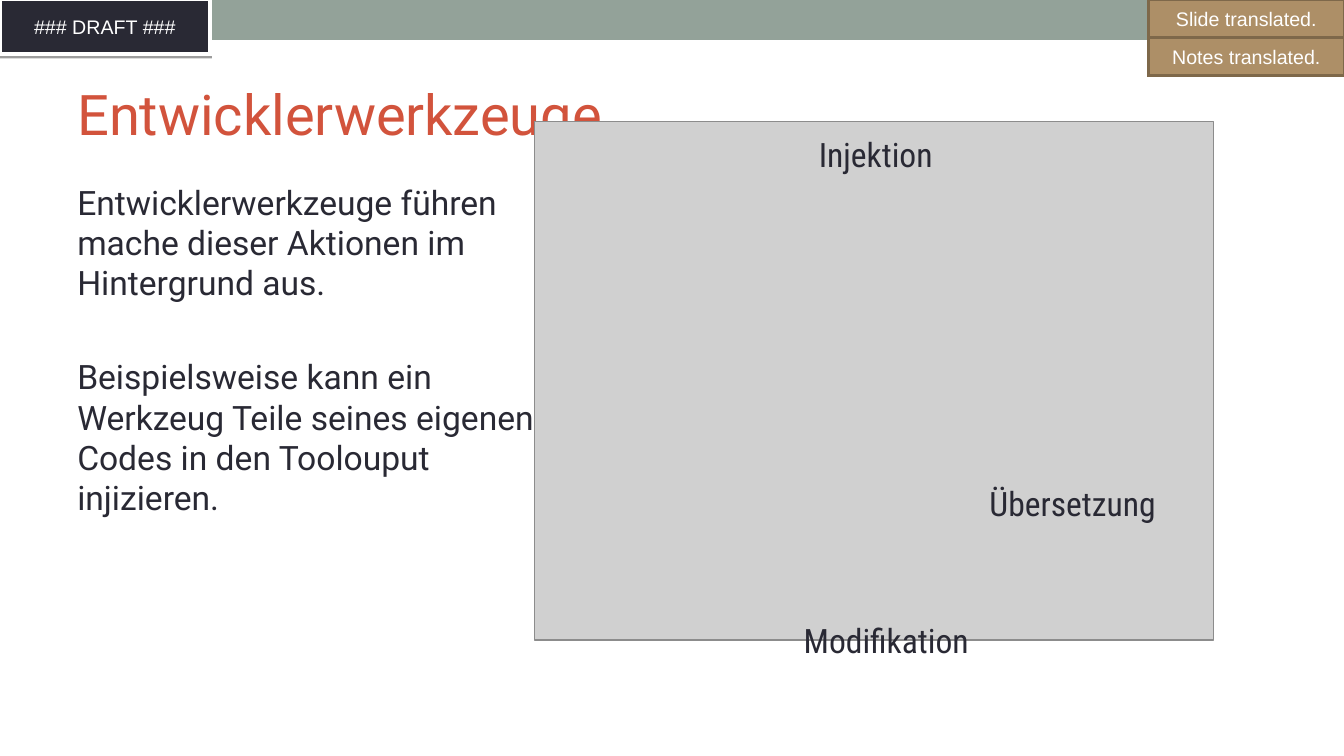
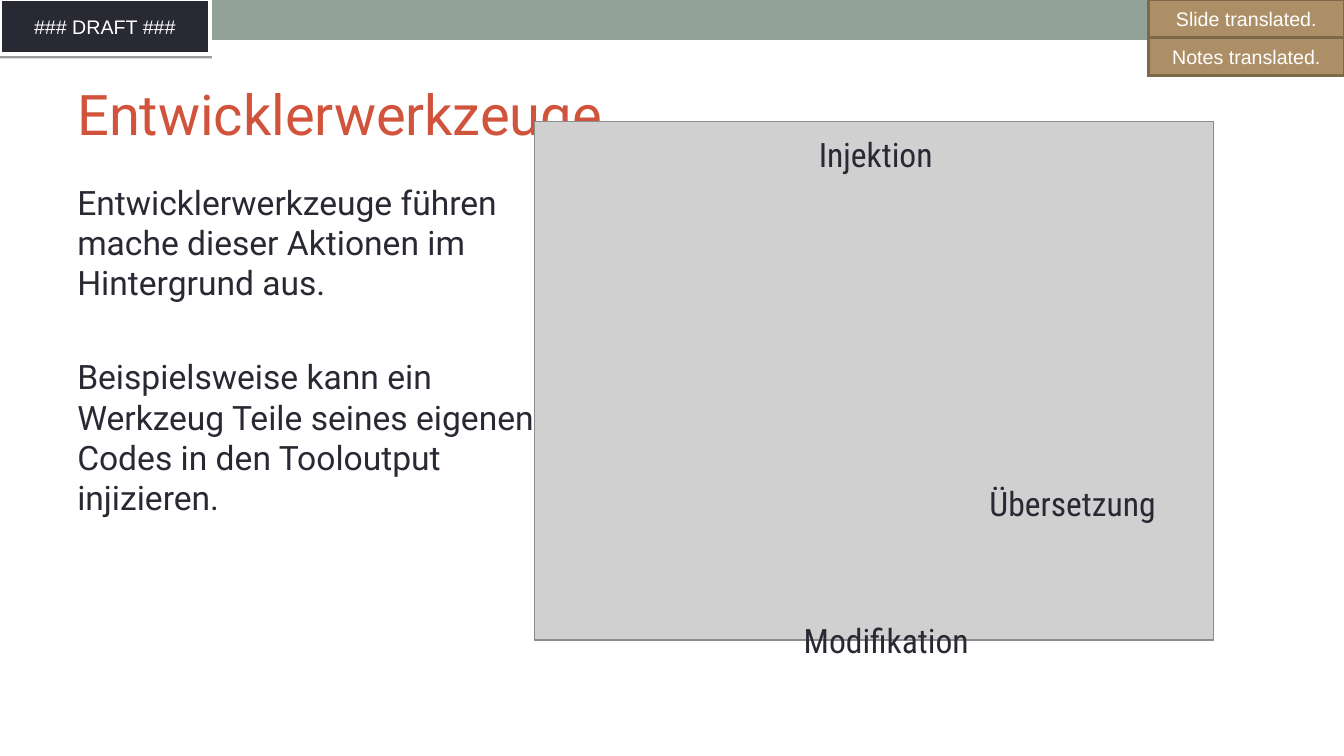
Before and after one commit to SThanheiser/curriculum, a slide deck: slide 41 of translation-DE/slides/DFT_openchain-curriculum-for-1-1_GER.odp. Drawn at 1344x756 pixels with LibreOffice and Linux fonts; fonts in the diff are those of the drawing; grey boxes stand for pictures; background and template pictures are left out. Boxes give left, top, right and bottom in pixels: in the first picture for what was removed or moved away, otherwise in the second. Text is boxed around its words. In the diff, an @@ line names an element or a change of style, - is before the commit and + after.

```diff
--- a/translation-DE/slides/DFT_openchain-curriculum-for-1-1_GER.odp
+++ b/translation-DE/slides/DFT_openchain-curriculum-for-1-1_GER.odp
@@ text at (77, 363, 534, 517): text changed @@
-Beispielsweise kann ein Werkzeug Teile seines eigenen Codes in den Toolouput injizieren.
+Beispielsweise kann ein Werkzeug Teile seines eigenen Codes in den Tooloutput injizieren.
```
Also in this commit, not shown: 15 other slides changed, 6 slides added, 6 slides removed, 1 other file.
